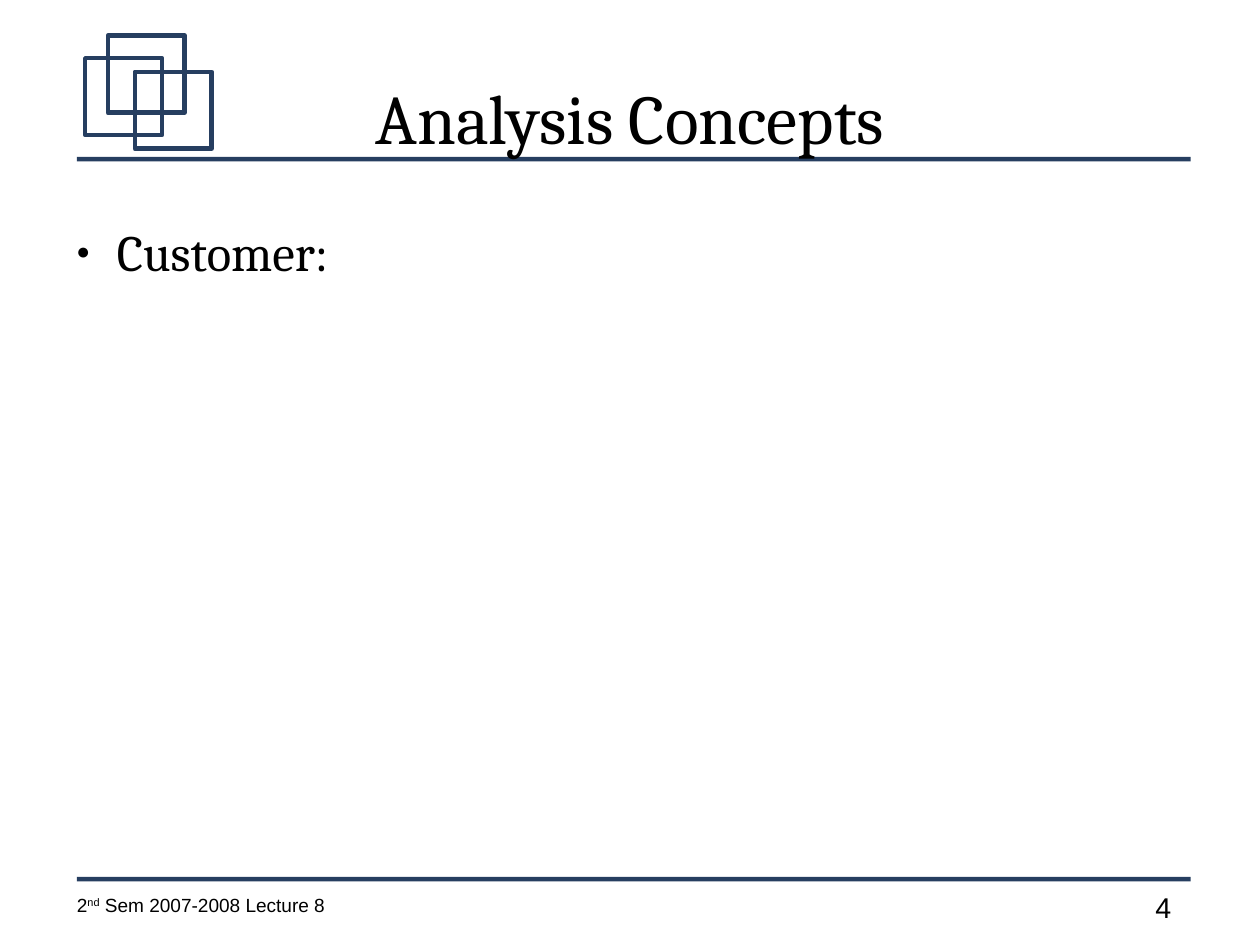
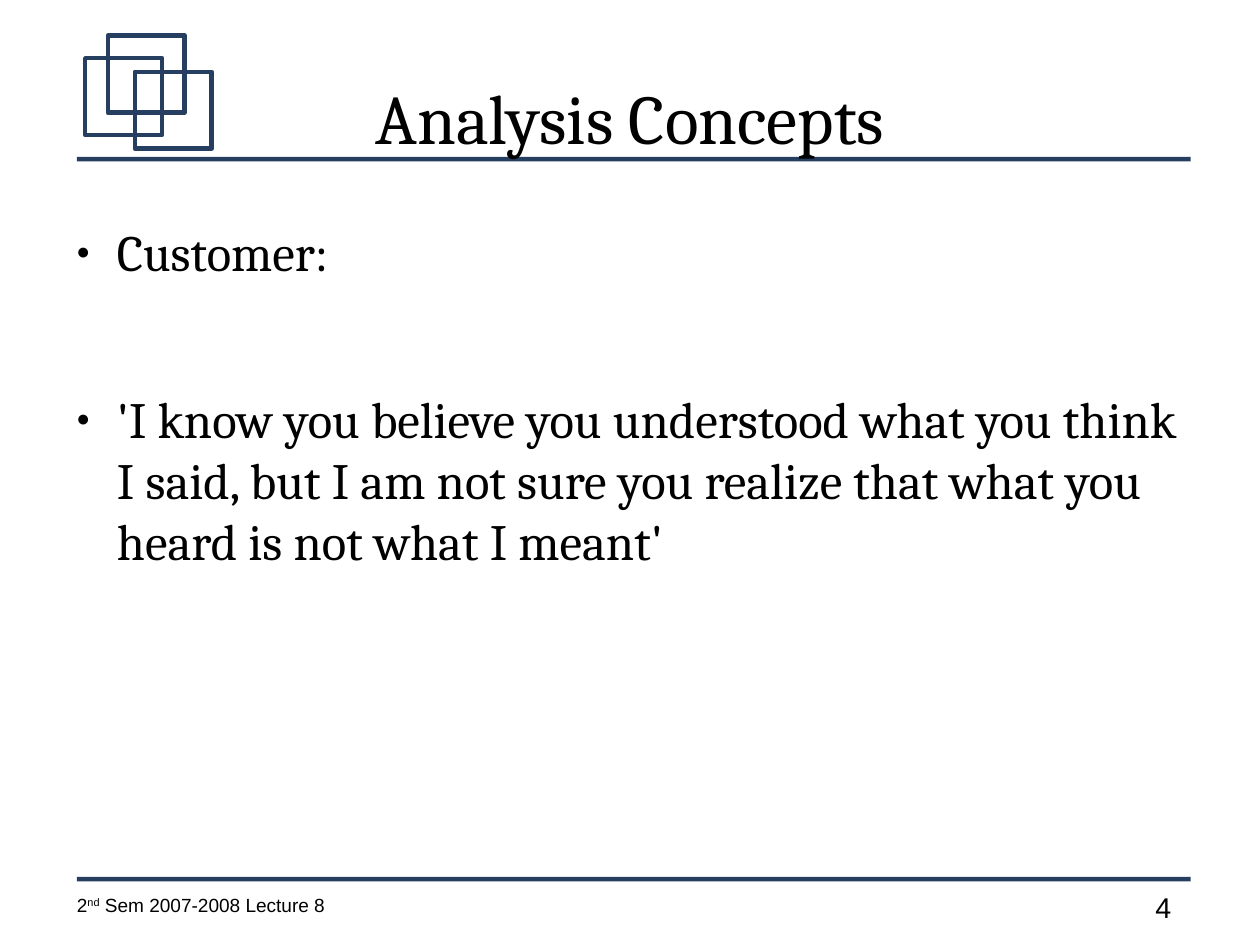
Before and after one commit to jachermocilla/jach-homepage, a slide deck: slide 4 of CMSC128-2nd-Sem-2007-L9.odp. Drawn at 1260x945 pixels with LibreOffice and Linux fonts; fonts in the diff are those of the drawing. Boxes give left, top, right and bottom in pixels: in the first picture for what was removed or moved away, otherwise in the second. Text is boxed around its words. In the diff, an @@ line names an element or a change of style, - is before the commit and + after.

```diff
--- a/CMSC128-2nd-Sem-2007-L9.odp
+++ b/CMSC128-2nd-Sem-2007-L9.odp
@@ text at [117, 402, 1177, 561]: paragraph added @@
+● 'I know you believe you understood what you think I said, but I am not sure you realize that what you heard is not what I meant'
```
Also in this commit, not shown: 20 slides added.
